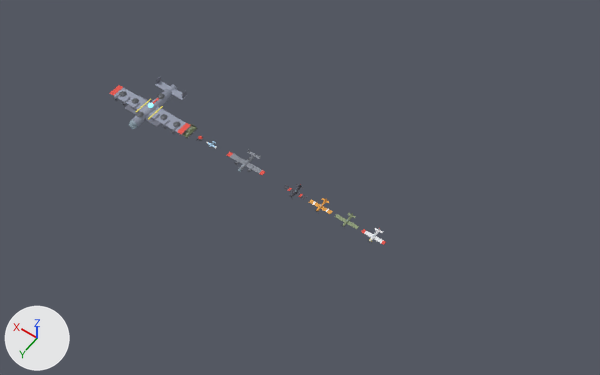
One commit to the Blender file assets/blender/shmup.blend: the scene before it, then after it.
Both versions are drawn from a 50 mm camera at (-80.0, 160.0, 256.0) aimed at (36.0, -2.0, 1.0). Every picture has the same lights, and +X, +Y and +Z are marked at lower left. The older version comes first.

In view in the first picture: 'mega_mesh' and 6 more.
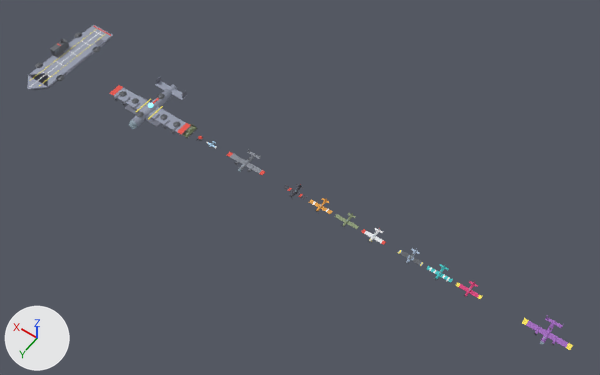
Boxes (x1, y1, x2, y2) around the edits, measured in the pictures (600 x 375 px):
'carrier', added
    after: (27, 25, 113, 91)
    faces in mat_mega_hull (grey #959bad): (27, 25, 113, 90)
    faces in mat_gunmetal (grey #6f7379): (35, 33, 100, 81)
    faces in mat_mega_dark (grey #6f7381): (33, 32, 110, 91)
'foe_gunship_mesh', added
    after: (522, 315, 573, 350)
    faces in mat_foe_purple (purple #a269bf): (526, 315, 568, 348)
'foe_diver_mesh', added
    after: (455, 281, 483, 300)
    faces in mat_foe_crimson (pink #da3f7c): (459, 281, 479, 298)
'foe_plated_mesh', added
    after: (398, 248, 423, 266)
'foe_sweeper_mesh', added
    after: (426, 264, 453, 283)
    faces in mat_foe_teal (cyan #3fc4c4): (426, 264, 453, 283)

The change, as a diff of the scene's bpy script:
```diff
--- a/assets/blender/shmup.blend.py
+++ b/assets/blender/shmup.blend.py
@@ ob_carrier @@
+ob_carrier = bpy.data.objects.new('carrier', me_carrier)  # 304 vertices, 200 faces; spans x -8.2..8.2, y -23.0..23.0, z 0.0..8.1; in mat_mega_dark (grey #6f7381), mat_mega_hull (grey #959bad), mat_foe_white (white #f6f6f3), mat_ace_yellow (yellow #f9e559), mat_ace_red (red #e55045), mat_gunmetal (grey #6f7379), mat_window (cyan #c4e1ed), mat_foe_black (dark grey #4b4b55)
+ob_carrier.location = (160.0, 0.0, 0.0)
@@ ob_foe_gunship_mesh @@
+ob_foe_gunship_mesh = bpy.data.objects.new('foe_gunship_mesh', me_foe_gunship_mesh)  # 476 vertices, 406 faces; spans x -9.0..9.0, y -5.4..5.2, z 0.0..3.0; in mat_foe_purple (purple #a269bf), mat_window (cyan #c4e1ed), mat_gunmetal (grey #6f7379), mat_steel (grey #adb1b6), mat_tire (dark grey #3f3f3f), mat_rotor (dark grey #59595d), mat_ace_yellow (yellow #f9e559)
+ob_foe_gunship_mesh.location = (-70.0, 0.0, 0.0)
@@ ob_foe_plated_mesh @@
+ob_foe_plated_mesh = bpy.data.objects.new('foe_plated_mesh', me_foe_plated_mesh)  # 334 vertices, 268 faces; spans x -5.0..5.0, y -3.5..3.25, z -0.35..2.0; in mat_foe_steel (blue #a6b8ce), mat_window (cyan #c4e1ed), mat_steel (grey #adb1b6), mat_tire (dark grey #3f3f3f), mat_gunmetal (grey #6f7379), mat_rotor (dark grey #59595d), mat_ace_yellow (yellow #f9e559)
+ob_foe_plated_mesh.location = (-16.0, 0.0, 0.0)
@@ ob_foe_sweeper_mesh @@
+ob_foe_sweeper_mesh = bpy.data.objects.new('foe_sweeper_mesh', me_foe_sweeper_mesh)  # 326 vertices, 262 faces; spans x -5.0..5.0, y -3.5..3.25, z -0.35..2.0; in mat_foe_teal (cyan #3fc4c4), mat_window (cyan #c4e1ed), mat_steel (grey #adb1b6), mat_tire (dark grey #3f3f3f), mat_gunmetal (grey #6f7379), mat_rotor (dark grey #59595d), mat_foe_white (white #f6f6f3)
+ob_foe_sweeper_mesh.location = (-28.0, 0.0, 0.0)
@@ ob_foe_diver_mesh @@
+ob_foe_diver_mesh = bpy.data.objects.new('foe_diver_mesh', me_foe_diver_mesh)  # 310 vertices, 250 faces; spans x -5.0..5.0, y -3.5..3.25, z -0.35..2.0; in mat_foe_crimson (pink #da3f7c), mat_window (cyan #c4e1ed), mat_steel (grey #adb1b6), mat_tire (dark grey #3f3f3f), mat_gunmetal (grey #6f7379), mat_rotor (dark grey #59595d), mat_ace_yellow (yellow #f9e559)
+ob_foe_diver_mesh.location = (-40.0, 0.0, 0.0)
```
